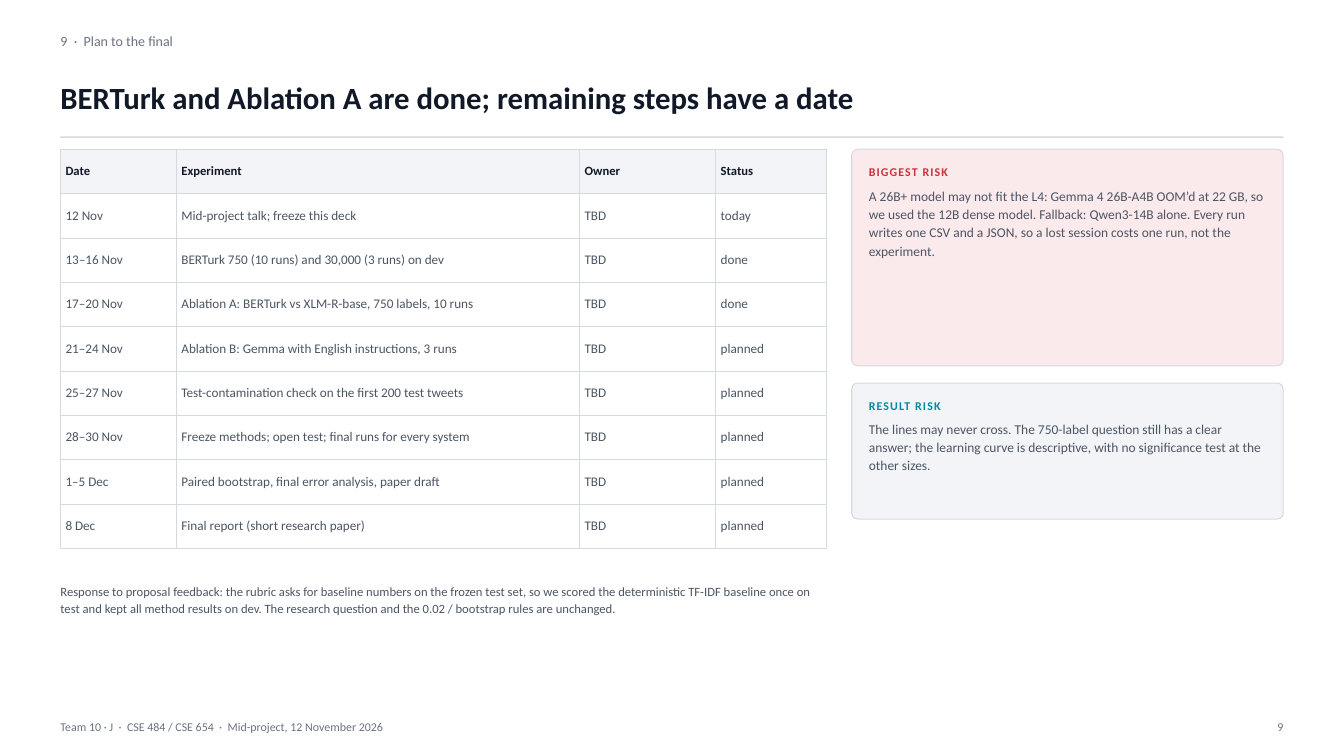
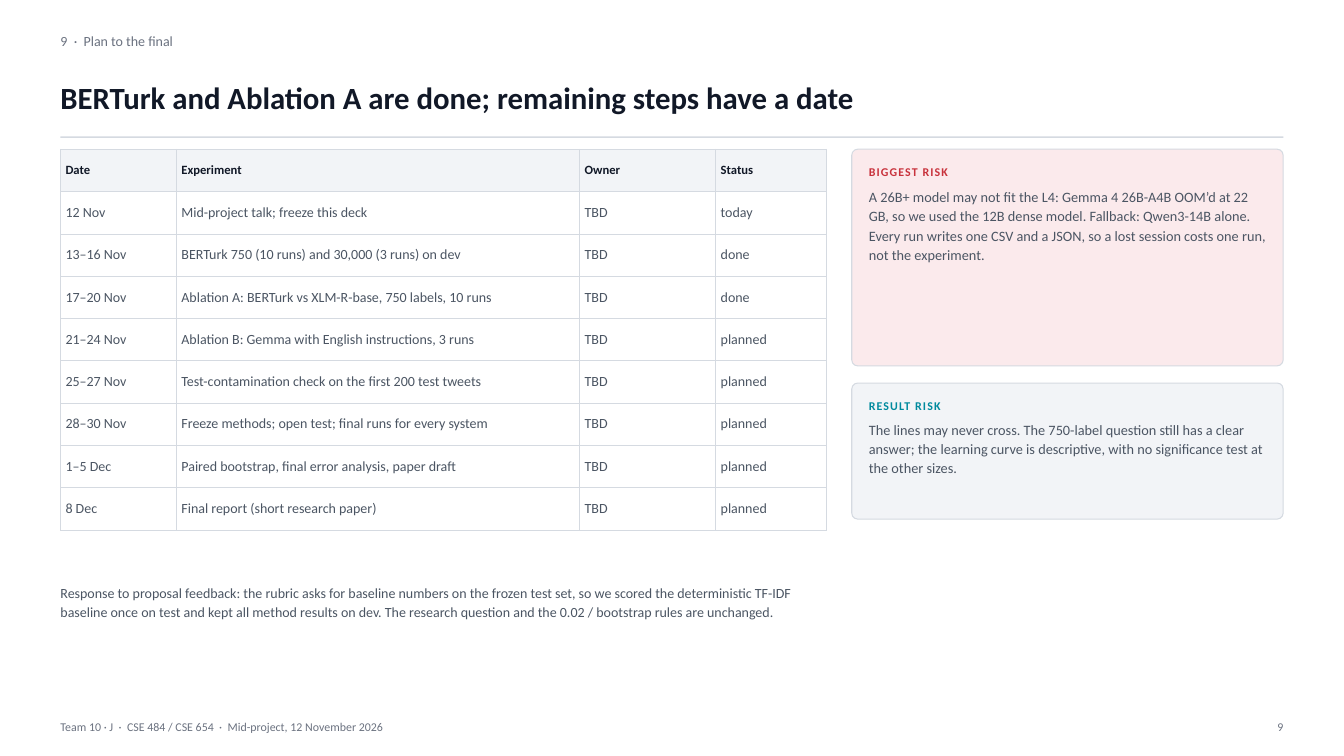
Before and after one commit to VesileHann/offenseval-tr-midproject, a slide deck: slide 9 of paper/Team10_MidProject.pptx. Drawn at 1344x756 pixels with LibreOffice and Linux fonts; fonts in the diff are those of the drawing. Boxes give left, top, right and bottom in pixels: in the first picture for what was removed or moved away, otherwise in the second. Text is boxed around its words. In the diff, an @@ line names an element or a change of style, - is before the commit and + after.

```diff
--- a/paper/Team10_MidProject.pptx
+++ b/paper/Team10_MidProject.pptx
@@ table at (x1=60, y1=149, x2=827, y2=520) @@
@@ size 9.4 to 10 pt @@
@@ text "A 26B+ model may not ..." at (x1=869, y1=192, x2=1266, y2=262): size 9.6 to 10.2 pt @@
@@ text "The lines may never cross. ..." at (x1=869, y1=425, x2=1262, y2=473): size 9.6 to 10.2 pt @@
@@ text "Response to proposal feedback: the ..." at (x1=60, y1=588, x2=791, y2=620): size 9 to 10 pt @@
```
Also in this commit, not shown: 8 other slides changed, 1 other file.
